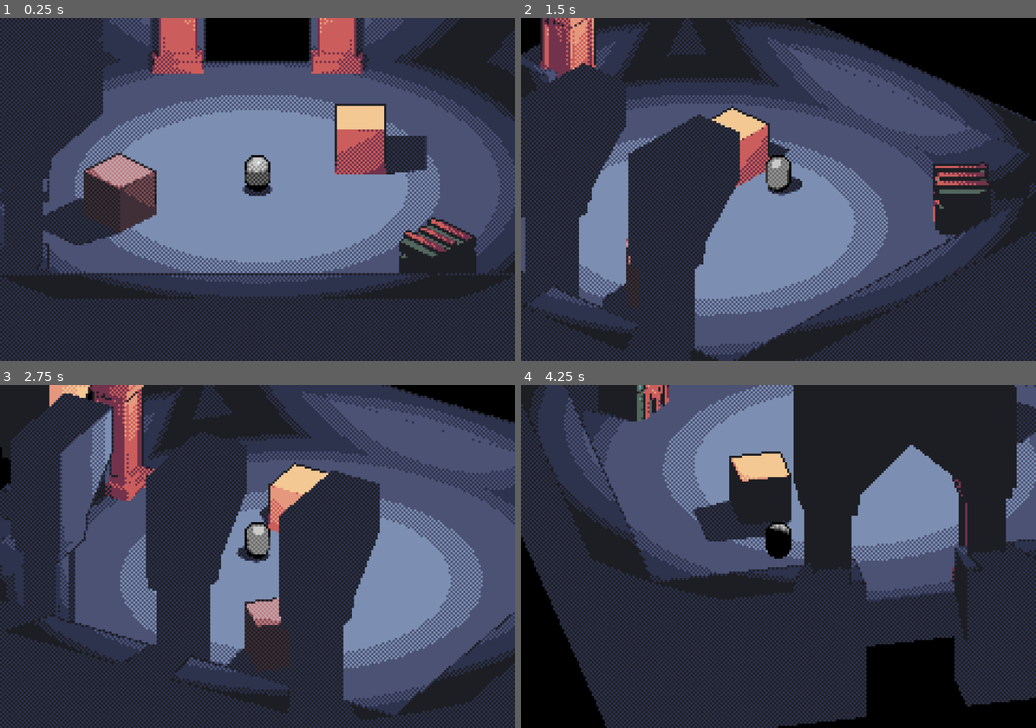
Above: before the commit, frames 1-4 (two rows, left to right).
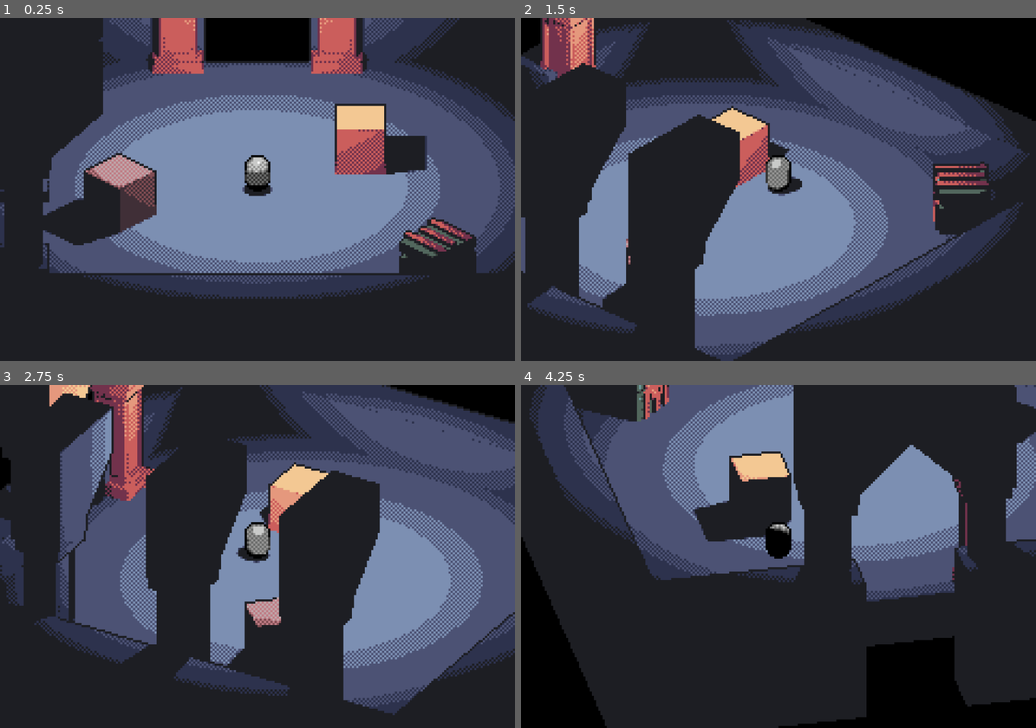
Above: after the commit, the same moments.

Repository: voxelith/pirate-game-jam-16
Game: Godot game, scene res://scenes/main.tscn
Two runs of this game, one before a commit and one after it. Both use one fixed random seed, a clock stepped at 60 frames per second and the inputs below.
Inputs (mouse positions are in pixels of both pictures, inside the frame that each line leads up to):
- Up to frame 1 (0.25 s): no input
- Up to frame 2 (1.5 s): tap Enter at 0.5 s; move the mouse to (804, 189) at 0.52 s; hold W (move_up) from 0.53 s (still down); tap Space (jump) at 0.77 s; move the mouse to (752, 189) at 1.27 s
- Up to frame 3 (2.75 s): keep holding W (move_up); tap Space (jump) at 1.52 s; move the mouse to (267, 549) at 2.02 s
- Up to frame 4 (4.25 s): keep holding W (move_up); move the mouse to (773, 563) at 2.77 s; tap Space (jump) at 3.02, 3.77 s; move the mouse to (814, 559) at 3.52 s

The runs differ from the first frame. In frame 1, 15% of the frame differs, in the area x 0-100%, y 0-100%; in frame 2, 15%; in frame 3, 19%; in frame 4, 17%.

Commit message:
Fixed light outlining issue

Diff:
--- a/shaders/pixelart_stylizer_object.gdshader
+++ b/shaders/pixelart_stylizer_object.gdshader
@@ -58,9 +58,17 @@
 	float lengthA = 100.;
 	float lengthB = 100.;
 
+	vec3 pixelSrgb = toSrgb(pixelColor);
+
+	vec3 lowColor = texelFetch(PALETTE_TEXTURE, ivec2(0, 0), 0).rgb;
+	vec3 lowDelta = pixelColor - lowColor;
+	if((lowDelta.r < 0.) && (lowDelta.g < 0.) && (lowDelta.b < 0.)) {
+		colorA = colorB = lowColor;
+		return 0.;
+	}
+
 	for (int i = 0; i < numColors; i += 2){
-		float index = 1. / (2.*n) + float(i) / n;
-		vec3 currentColor = texture(PALETTE_TEXTURE, vec2(index,0.5)).rgb;
+		vec3 currentColor = texelFetch(PALETTE_TEXTURE, ivec2(i, 0), 0).rgb;
 		float currentLength = length(toSrgb(currentColor) - toSrgb(pixelColor));
 		if (currentLength < lengthA) {
 			lengthA = currentLength;
